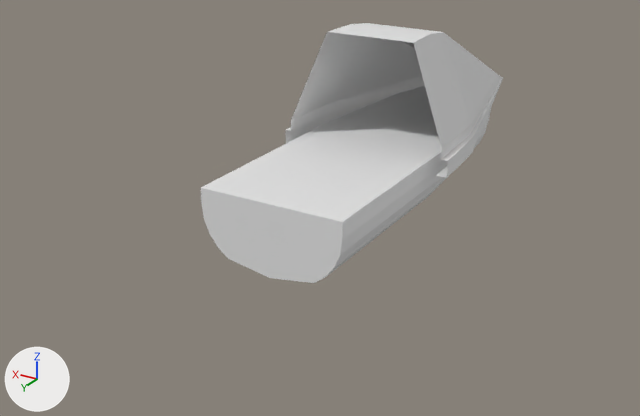
Renders of the Blender file Assets/Models/raketa.blend from each side of a commit.
Rendered twice from a camera (50 mm lens) standing at (-3.54, 7.02, 2.54) and looking at (0.39, 0.46, -0.73). Every picture has the same lights, and +X, +Y and +Z are marked at lower left.
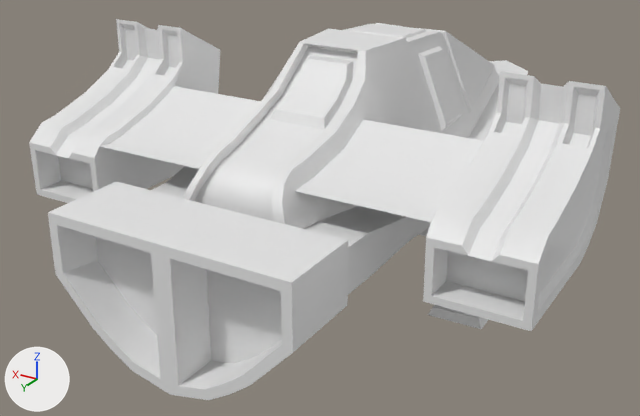
Boxes [x1, y1, x2, y2] around the edits, measured in the pictures (640 x 416 px):
'Cube', reshaped, modifiers changed (170% wider, 145% taller)
    before: [285, 23, 503, 178]
    after: [29, 19, 620, 400]
'Cube.001', deleted
    before: [201, 86, 491, 283]
part 1 of me_cube_001, added
    after: [419, 226, 488, 329]
part 2 of me_cube_001, built on
    before: [285, 23, 503, 178]
    after: [29, 19, 620, 400]

Patch to the scene script:
```diff
--- a/Assets/Models/raketa.blend.py
+++ b/Assets/Models/raketa.blend.py
@@ me_cube_001 @@
 # used by ob_cube; location = (0.0, 0.0, 0.0)
-me_cube_001.from_pydata(...)  # 36 vertices, 25 faces; spans x 0.0..0.82, y -2.53..0.38, z -0.21..0.89
+me_cube_001.from_pydata(...)  # 1012 vertices, 990 faces; spans x -2.19..2.19, y -3.29..3.14, z -1.19..0.95
+# me_cube_001 part 1: a new loose piece of 40 vertices spanning x -1.46..-0.84, y 0.69..1.03, z -1.19..-0.32
+# me_cube_001 part 2: 5 vertices moved from x 0.24..0.8, y -2.52..-0.02, z -0.21..-0.06 to x 0.4..1.14, y -2.92..0.45, z -0.24..-0.07; 20 vertices removed from x 0.0..0.82, y -2.53..0.38, z -0.21..0.89; 721 vertices added at x -2.19..2.19, y -3.29..3.14, z -1.07..0.95
@@ ob_cube @@
 ob_cube.location = (0.0, 0.0, 0.0)
-_m = ob_cube.modifiers.new('Mirror', 'MIRROR')
-_m.use_clip = True
@@ ob_cube_001 @@
-ob_cube_001 = bpy.data.objects.new('Cube.001', me_cube)
-ob_cube_001.location = (0.487, 0.0, -0.334)
-ob_cube_001.scale = (0.243, 1.88, 0.243)
-_m = ob_cube_001.modifiers.new('Mirror', 'MIRROR')
-_m.use_clip = True
-_m.mirror_object = ob_cube
```
